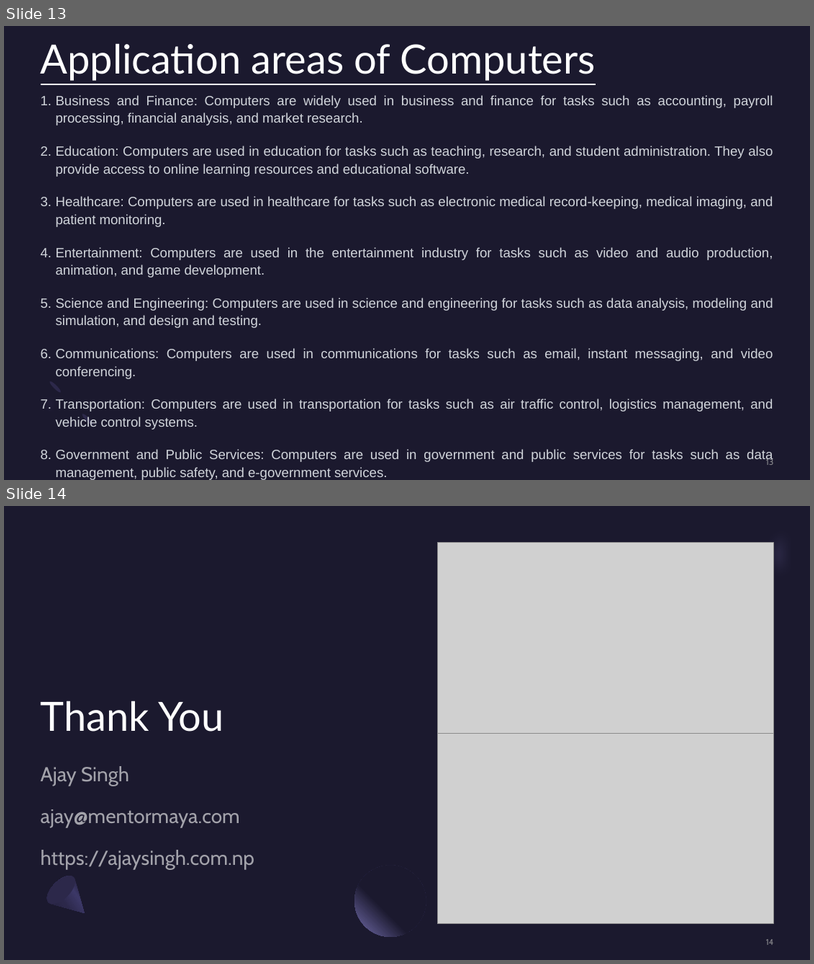
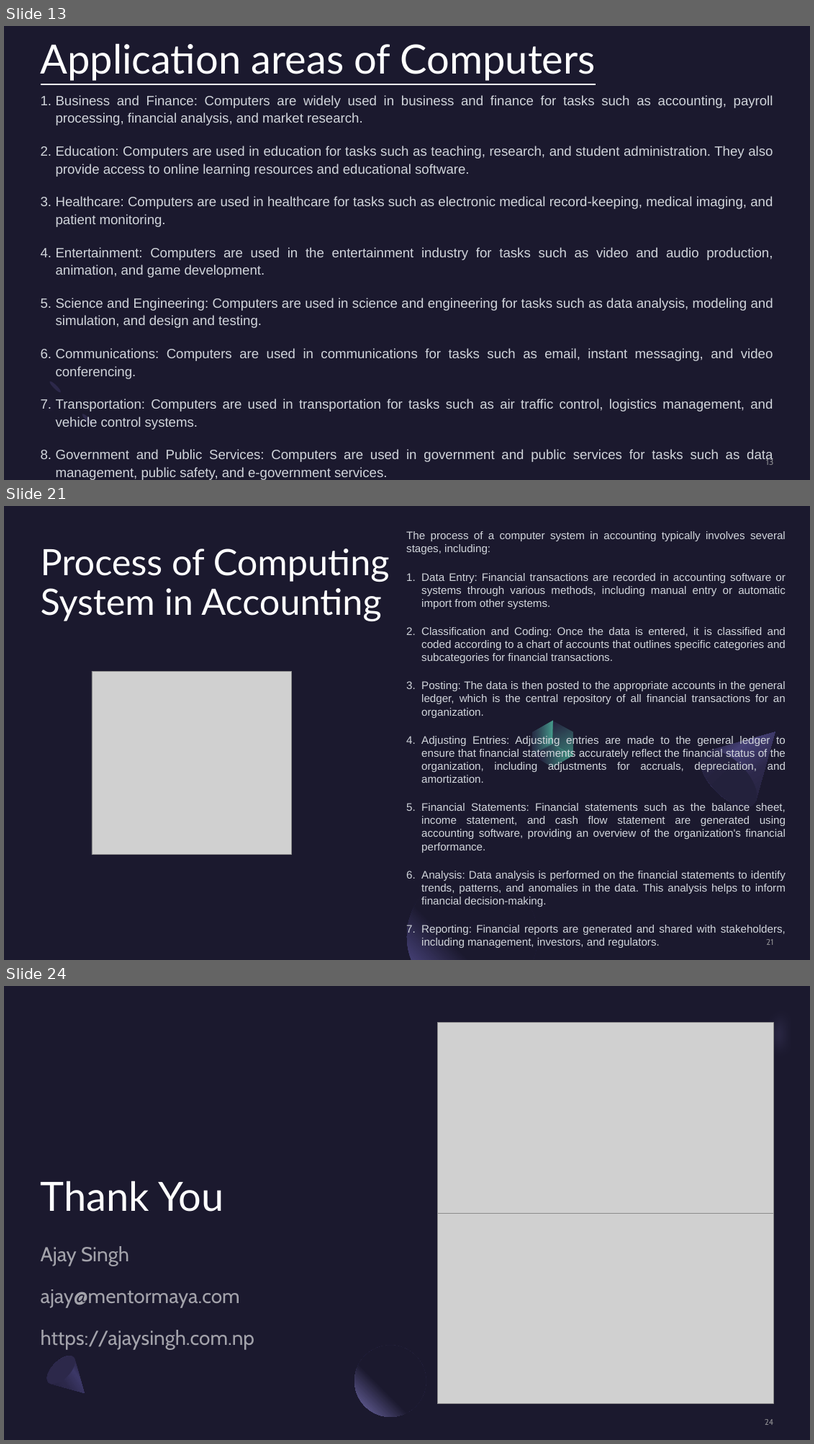
Before and after one commit to mentormaya/notes, a slide deck: assets/Computer System in Accounting.pptx. Shown one above the other, each under a label of ours: slides 13 and 14 before the commit, slides 13, 21 and 24 after it; the slides between them are not shown. The pictures are 814x964 and 814x1444 pixels, drawn with LibreOffice and Linux fonts; fonts in the diff are those of the drawing; grey boxes stand for pictures. Boxes give left, top, right and bottom in pixels: in the first picture for what was removed or moved away, otherwise in the second. Text is boxed around its words. In the diff, an @@ line names an element or a change of style, - is before the commit and + after.

```diff
--- a/assets/Computer System in Accounting.pptx
+++ b/assets/Computer System in Accounting.pptx
@@ slide 21 added at bbox=[4, 506, 810, 960], background #1B192E @@
@@ rectangle added at bbox=[4, 506, 810, 960], fill #1B192E @@
@@ title added at bbox=[41, 548, 390, 621], 43.2 pt, text #FFFFFF @@
+Process of Computing System in Accounting
@@ text added at bbox=[406, 531, 786, 934], 12.9 pt, text #D1D5DB @@
+The process of a computer system in accounting typically involves several stages, including:
+1. Data Entry: Financial transactions are recorded in accounting software or systems through various methods, including manual entry or automatic import from other systems.
+2. Classification and Coding: Once the data is entered, it is classified and coded according to a chart of accounts that outlines specific categories and subcategories for financial transactions.
+3. Posting: The data is then posted to the appropriate accounts in the general ledger, which is the central repository of all financial transactions for an organization.
+4. Adjusting Entries: Adjusting entries are made to the general ledger to ensure that financial statements accurately reflect the financial status of the organization, including adjustments for accruals, depreciation, and amortization.
+5. Financial Statements: Financial statements such as the balance sheet, income statement, and cash flow statement are generated using accounting software, providing an overview of the organization's financial performance.
+6. Analysis: Data analysis is performed on the financial statements to identify trends, patterns, and anomalies in the data. This analysis helps to inform financial decision-making.
+7. Reporting: Financial reports are generated and shared with stakeholders, including management, investors, and regulators.
@@ picture added at bbox=[92, 671, 291, 854] @@
@@ freeform shape added at bbox=[522, 720, 563, 755], fill gradient #2C284A to #5BEFC1 @@
@@ freeform shape added at bbox=[543, 714, 584, 762], fill gradient #2C284A to #5BEFC1 @@
@@ freeform shape added at bbox=[692, 707, 801, 816], fill gradient #2C284A to #454075 to #1B192E @@
@@ freeform shape added at bbox=[532, 738, 574, 773], fill gradient #2C284A to #5BEFC1 @@
@@ ellipse added at bbox=[691, 741, 767, 816], fill gradient #23213C to #2C284A @@
@@ freeform shape added at bbox=[407, 871, 538, 960], fill gradient #1B192E to #454075 @@
@@ page number added at bbox=[766, 939, 774, 944], 10 pt, text #A6A6A6 at 80% opacity @@
+21
@@ what was slide 14 is now slide 24 @@
@@ page number at bbox=[765, 1419, 774, 1424]: text changed @@
-14
+24
```
Also in this commit, not shown: 9 other slides added, 1 other file.
